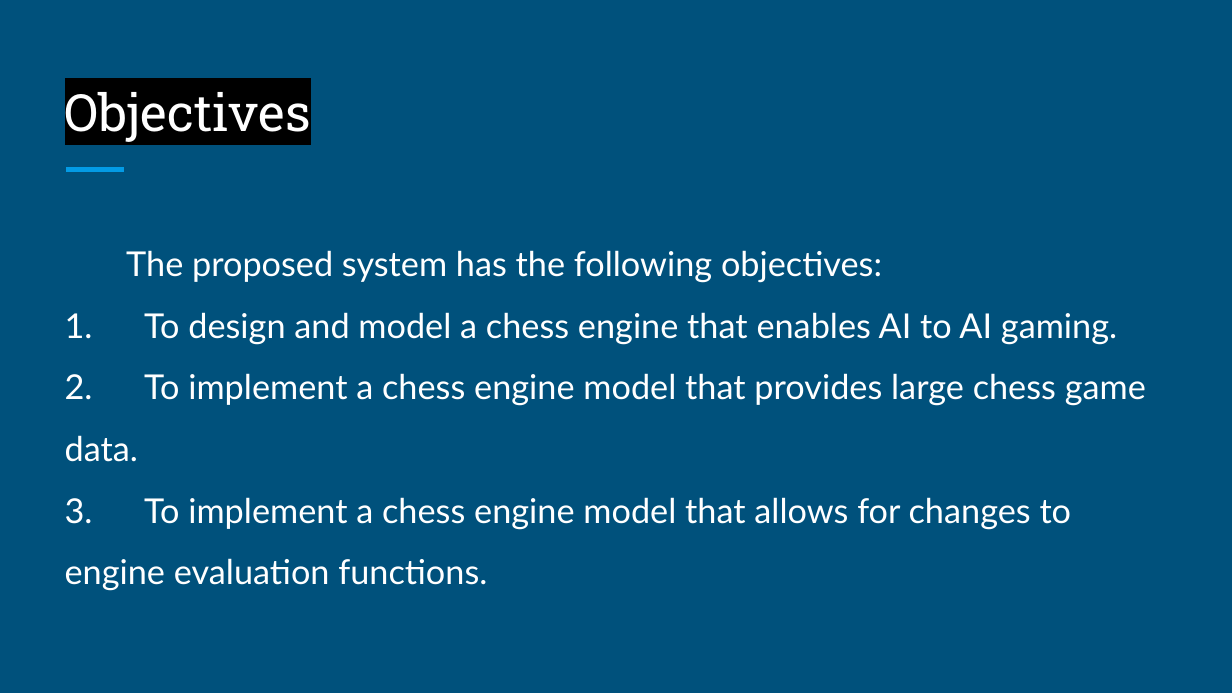
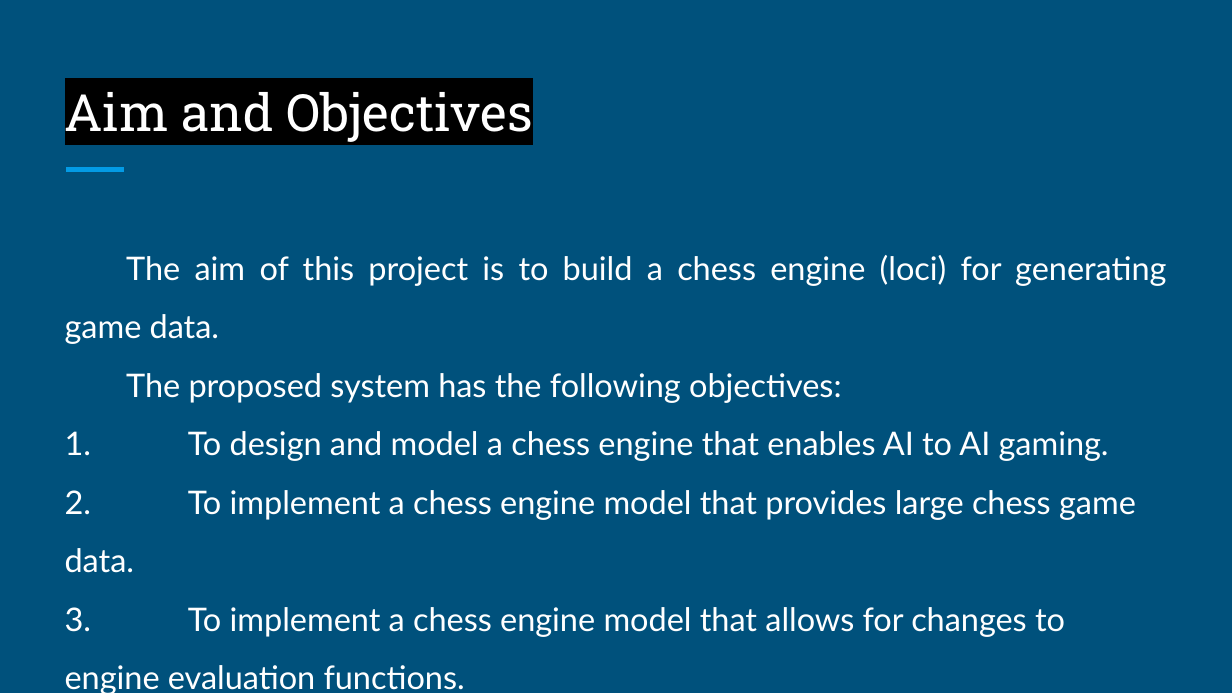
Before and after one commit to ahira-justice/CSC495, a slide deck: slide 4 of presentation/185576_3_ADEFOKUN_LOCI_ A CHESS ENGINE FOR GENERATING GAME DATA.pptx (slide 6 before the commit). Drawn at 1232x693 pixels with LibreOffice and Linux fonts; fonts in the diff are those of the drawing. Boxes give left, top, right and bottom in pixels: in the first picture for what was removed or moved away, otherwise in the second. Text is boxed around its words. In the diff, an @@ line names an element or a change of style, - is before the commit and + after.

```diff
--- a/presentation/185576_3_ADEFOKUN_LOCI_ A CHESS ENGINE FOR GENERATING GAME DATA.pptx
+++ b/presentation/185576_3_ADEFOKUN_LOCI_ A CHESS ENGINE FOR GENERATING GAME DATA.pptx
@@ title at bbox=[65, 92, 533, 142]: text changed @@
-Objectives
+Aim and Objectives
@@ text at bbox=[65, 255, 1166, 344]: paragraph added @@
+The aim of this project is to build a chess engine (loci) for generating game data.
@@ text at bbox=[65, 373, 1136, 637]: size 20 to 19 pt in "The proposed system has the following objectives:", "1. To design and model a chess ...", "2. To implement a chess engine model ...", "3. To implement a chess engine model ..." @@
```
Also in this commit, not shown: 4 other slides changed, 2 slides added, 2 slides removed, 8 other files.
